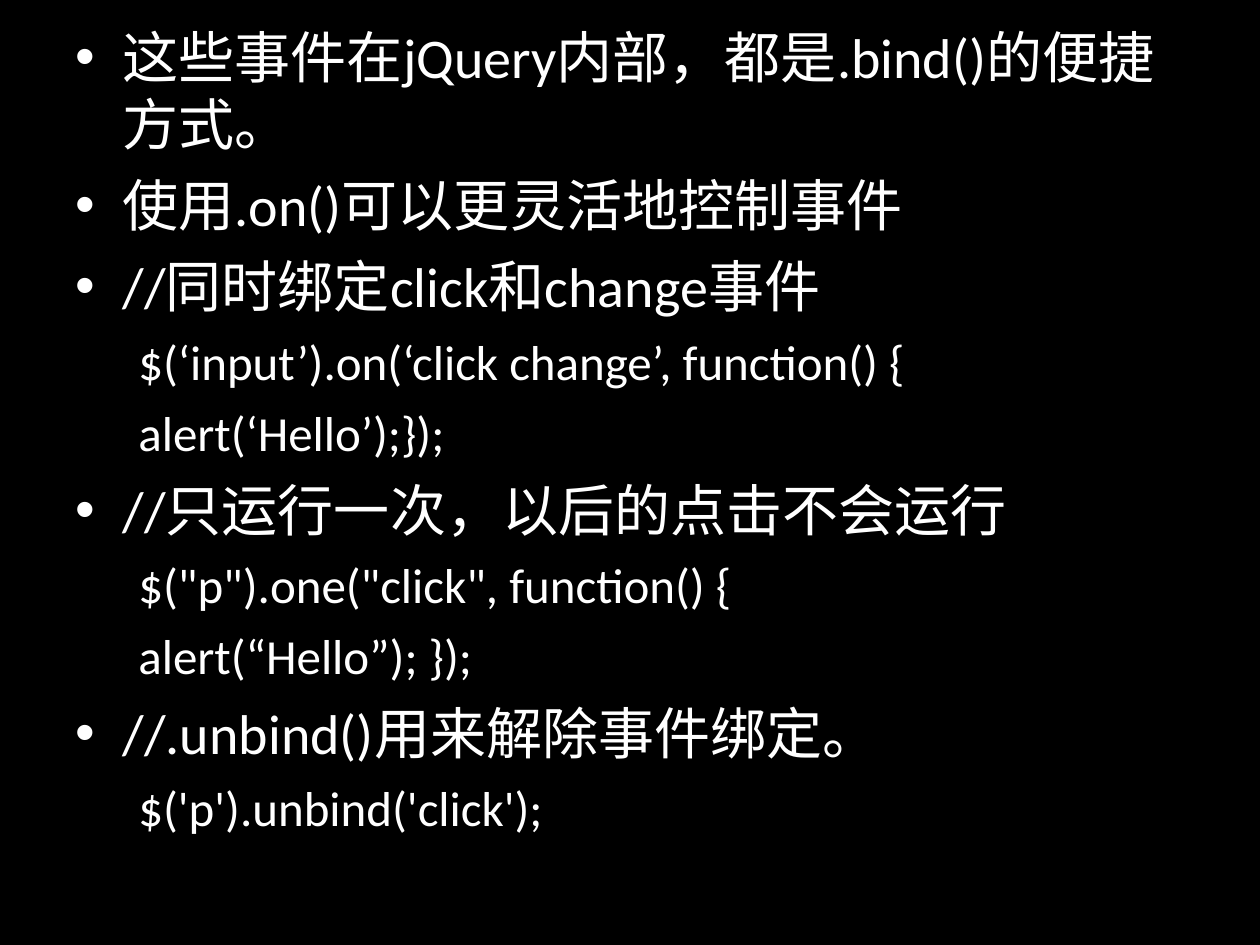
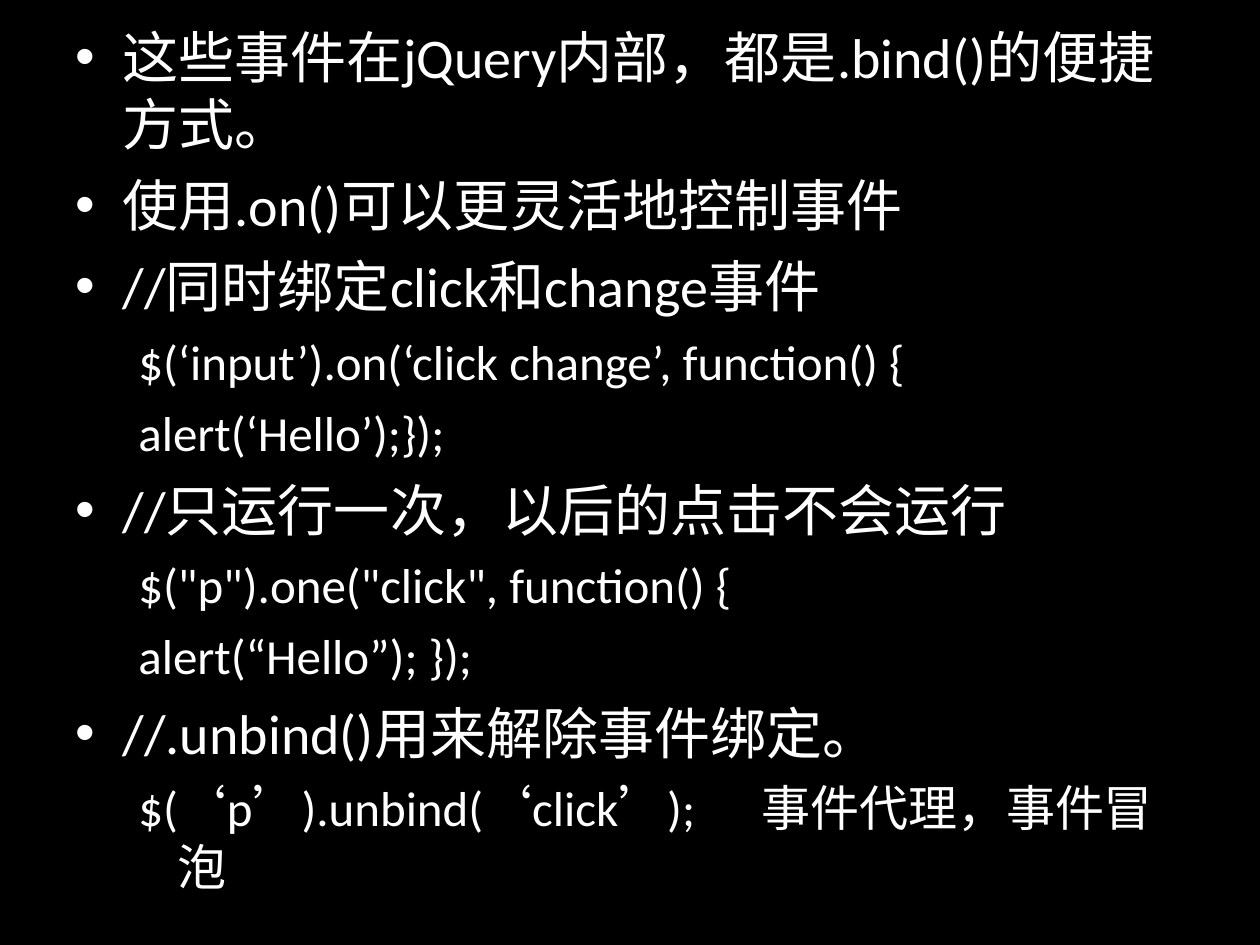
Before and after one commit to jianganglu/share-jquery-basic, a slide deck: slide 21 of jQuery基础应用.ppt (slide 28 before the commit). Drawn at 1260x945 pixels with LibreOffice and Linux fonts; fonts in the diff are those of the drawing. Boxes give left, top, right and bottom in pixels: in the first picture for what was removed or moved away, otherwise in the second. Text is boxed around its words. In the diff, an @@ line names an element or a change of style, - is before the commit and + after.

```diff
--- a/jQuery基础应用.ppt
+++ b/jQuery基础应用.ppt
@@ text at (x1=138, y1=784, x2=1153, y2=834): text changed @@
-  $('p').unbind('click');
+  $(‘p’).unbind(‘click’); 事件代理，事件冒泡
```
Also in this commit, not shown: 4 other slides changed, 1 slide added, 12 slides removed, 1 other file.
